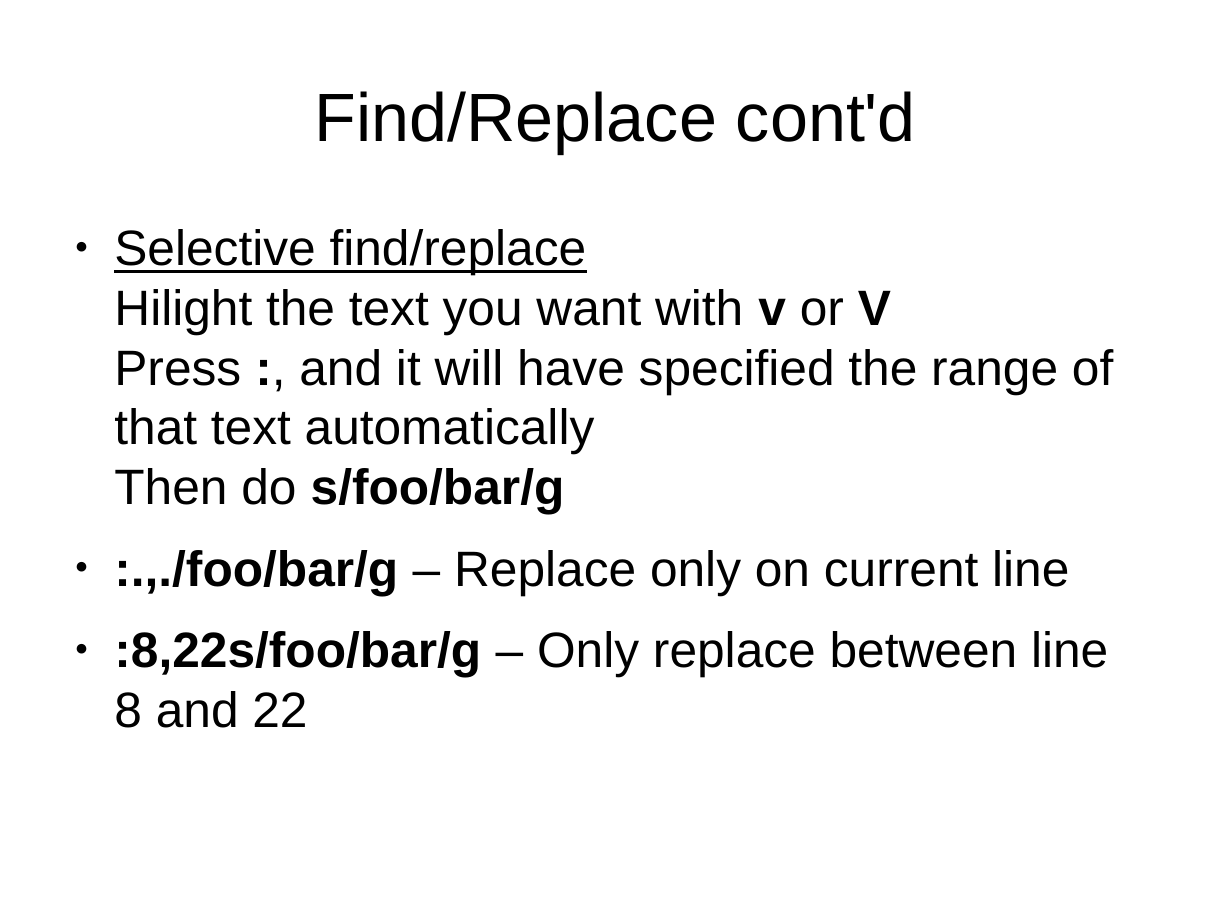
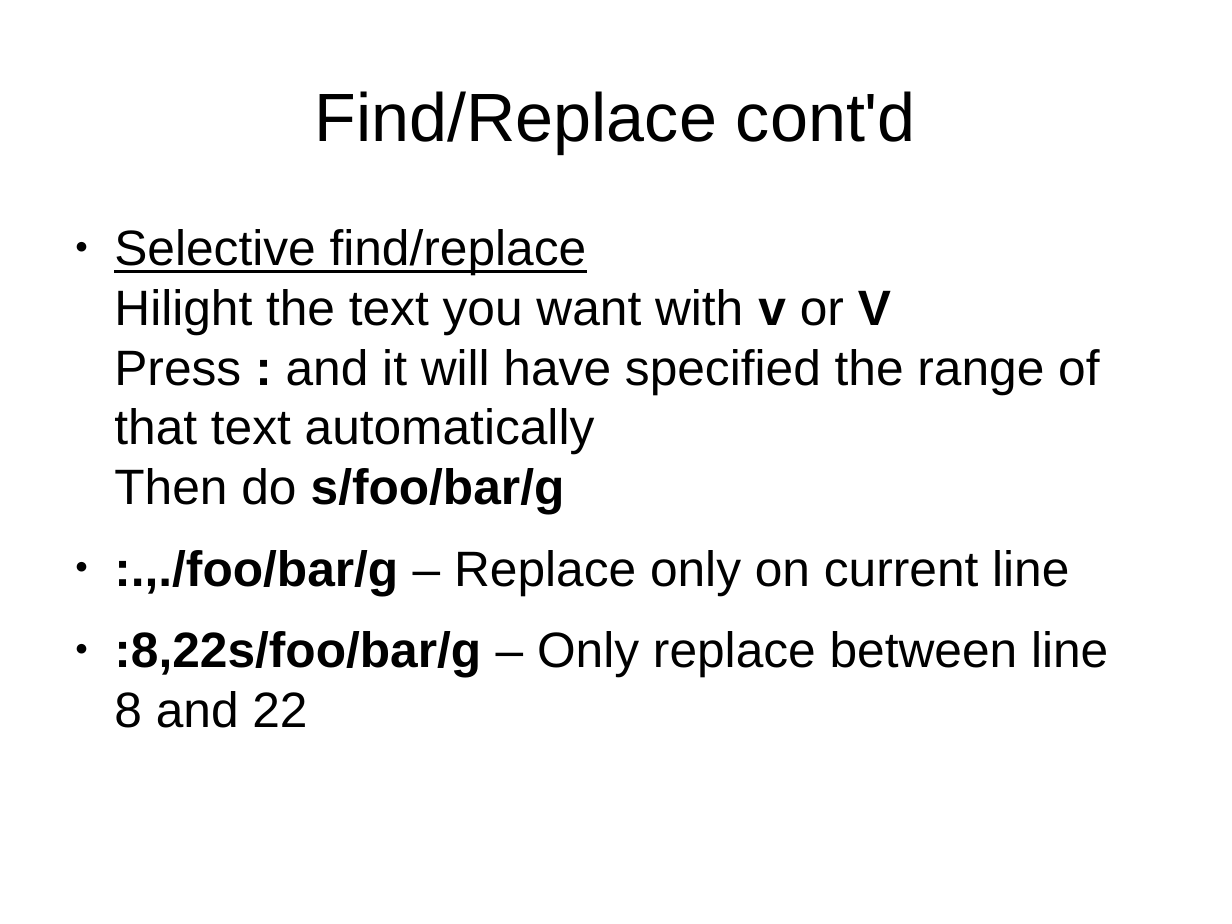
Before and after one commit to mikesligo/Vimtorial, a slide deck: slide 33 of Beginner pres.odp. Drawn at 1232x924 pixels with LibreOffice and Linux fonts; fonts in the diff are those of the drawing. Boxes give left, top, right and bottom in pixels: in the first picture for what was removed or moved away, otherwise in the second. Text is boxed around its words. In the diff, an @@ line names an element or a change of style, - is before the commit and + after.

```diff
--- a/Beginner pres.odp
+++ b/Beginner pres.odp
@@ text at <box>114,229,1099,513</box>: text changed @@
-● Selective find/replace
-  Hilight the text you want with v or V
-  Press :, and it will have specified the range of that text automatically
-  Then do s/foo/bar/g
+● Selective find/replace
+  Hilight the text you want with v or V
+  Press : and it will have specified the range of that text automatically
+  Then do s/foo/bar/g
```
Also in this commit, not shown: 20 other slides changed, 1 other file.
